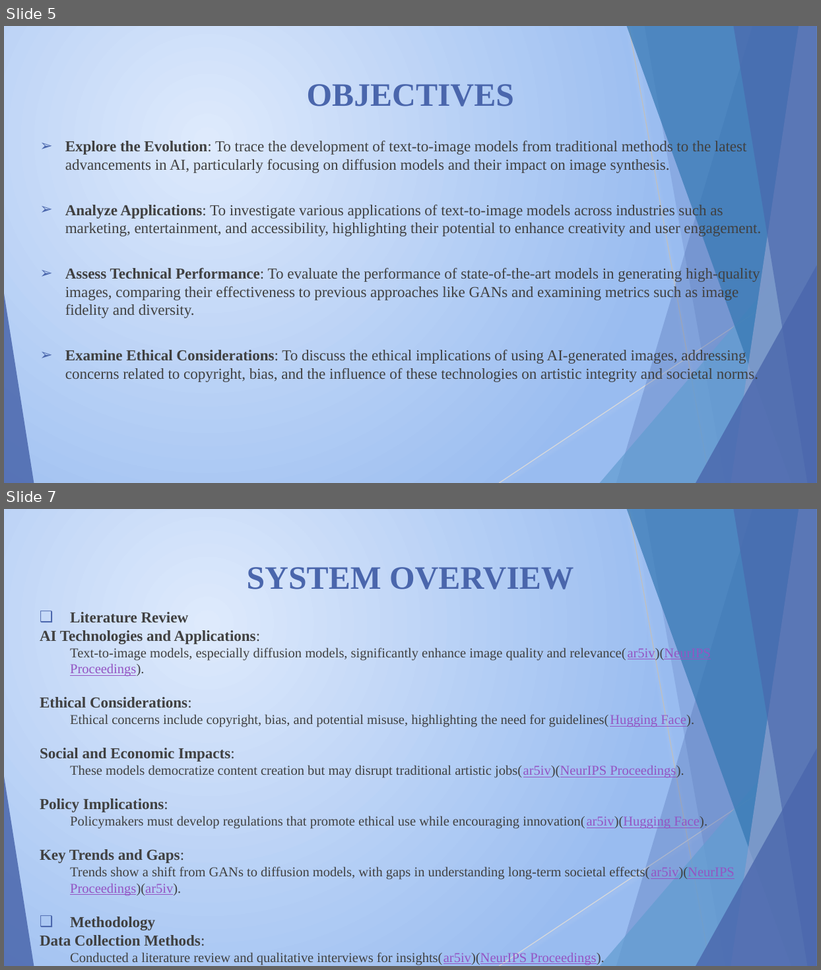
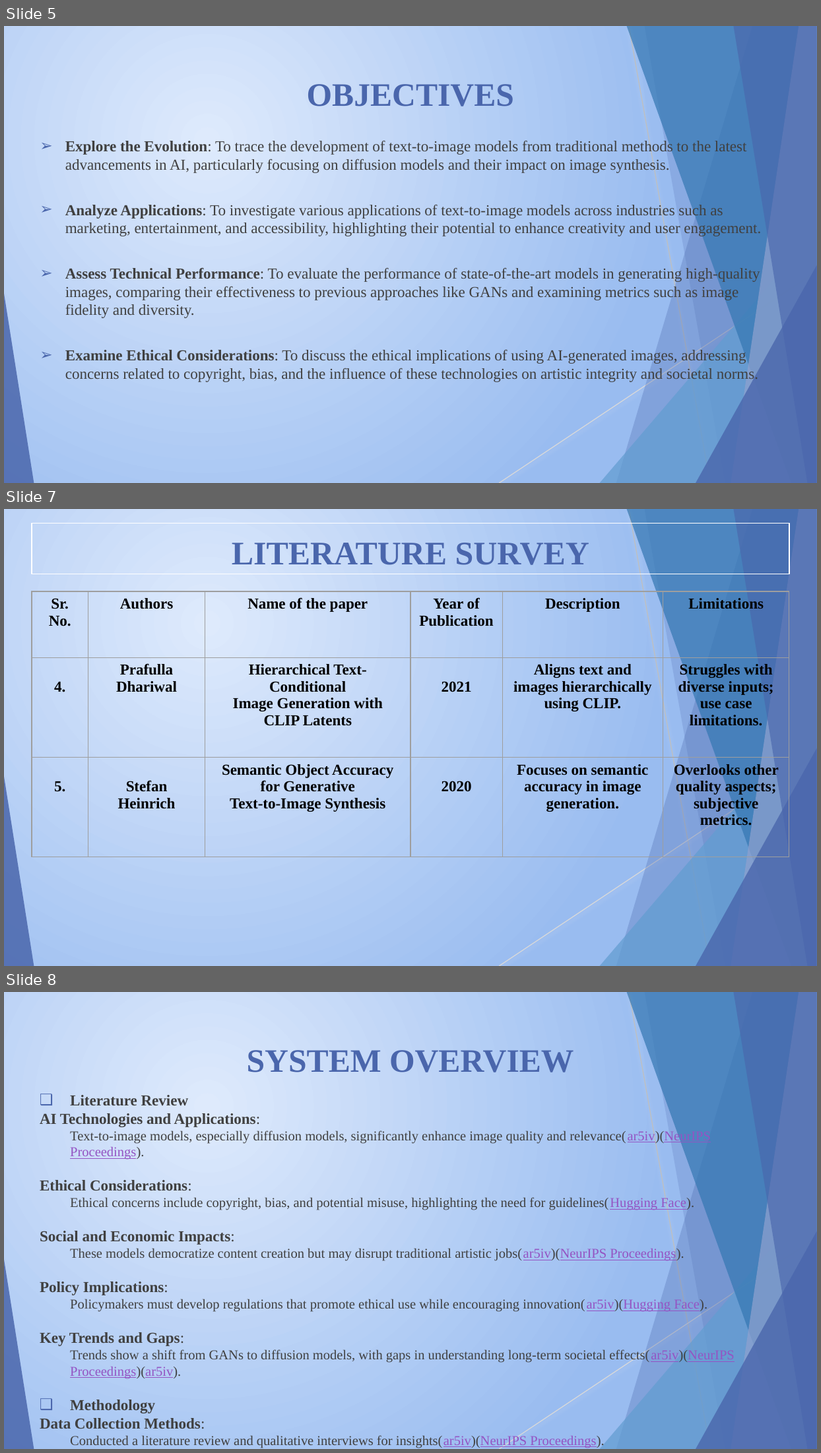
Before and after one commit to ACEGX25/seminar, a slide deck: Roll no 25.pptx. Shown one above the other, each under a label of ours: slides 5 and 7 before the commit, slides 5, 7 and 8 after it; the slides between them are not shown. The pictures are 821x970 and 821x1453 pixels, drawn with LibreOffice and Linux fonts; fonts in the diff are those of the drawing. Boxes give left, top, right and bottom in pixels: in the first picture for what was removed or moved away, otherwise in the second. Text is boxed around its words. In the diff, an @@ line names an element or a change of style, - is before the commit and + after.

```diff
--- a/Roll no 25.pptx
+++ b/Roll no 25.pptx
@@ slide 7 added at <box>4,509,817,966</box>, background gradient #DFEBFD to #99BCF0; not listed: 10 template elements that a slide beside it also shows @@
@@ title added at <box>32,524,789,575</box>, outline #FFFFFF 0.75 pt, 29.2 pt, text #4A66AC, bold @@
+LITERATURE SURVEY
@@ table added at <box>32,591,789,854</box>, 3 rows, 6 columns @@
+Sr. No. | Authors | Name of the paper | Year of Publication | Description | Limitations
+4. | Prafulla Dhariwal | Hierarchical Text-Conditional / Image Generation with CLIP Latents | 2021 | Aligns text and images hierarchically using CLIP. | Struggles with diverse inputs; use case limitations.
+5. | Stefan Heinrich | Semantic Object Accuracy for Generative / Text-to-Image Synthesis | 2020 | Focuses on semantic accuracy in image generation. | Overlooks other quality aspects; subjective metrics.
@@ what was slide 7 is now slide 8 @@
```
Also in this commit, not shown: 2 slides changed, 2 other files.
